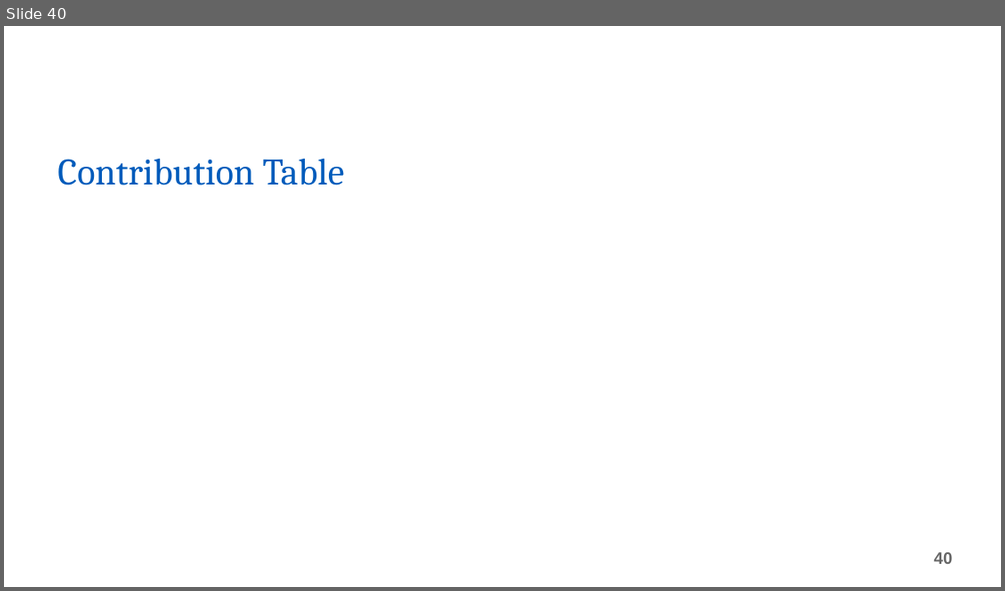
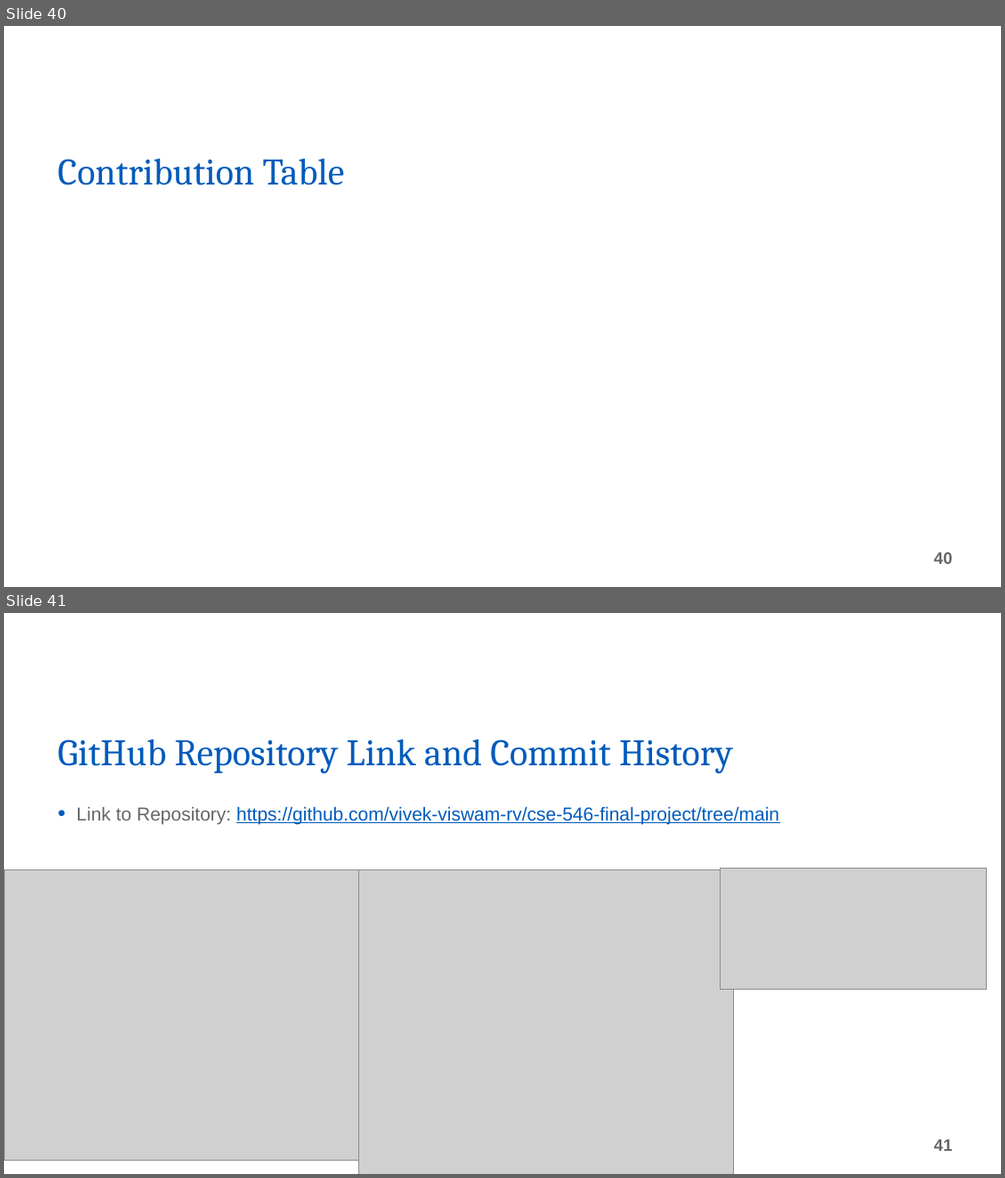
Before and after one commit to vivek-viswam-rv/rl-experiments, a slide deck: Final Project Presentation.pptx. Shown one above the other, each under a label of ours: slide 40 before the commit, slides 40 and 41 after it. The pictures are 1005x591 and 1005x1178 pixels, drawn with LibreOffice and Linux fonts; fonts in the diff are those of the drawing; grey boxes stand for pictures; background and template pictures are left out. Boxes give left, top, right and bottom in pixels: in the first picture for what was removed or moved away, otherwise in the second. Text is boxed around its words. In the diff, an @@ line names an element or a change of style, - is before the commit and + after.

Commit message:
GitHub Link and Screenshots added to PPT

```diff
--- a/Final Project Presentation.pptx
+++ b/Final Project Presentation.pptx
@@ slide 41 added at (4,613,1001,1174), background picture (left out) @@
@@ title added at (57,738,733,773), 36 pt, text #005BBB @@
+GitHub Repository Link and Commit History
@@ text added at (76,806,779,825), 18 pt, text #005BBB, underline @@
+• Link to Repository: https://github.com/vivek-viswam-rv/cse-546-final-project/tree/main
@@ picture added at (4,870,359,1159) @@
@@ picture added at (359,870,734,1174) @@
@@ picture added at (720,868,986,989) @@
@@ page number added at (934,1139,953,1151), 16 pt, text #666666, bold @@
+41
```
Also in this commit, not shown: 2 other slides added, 1 slide removed.
